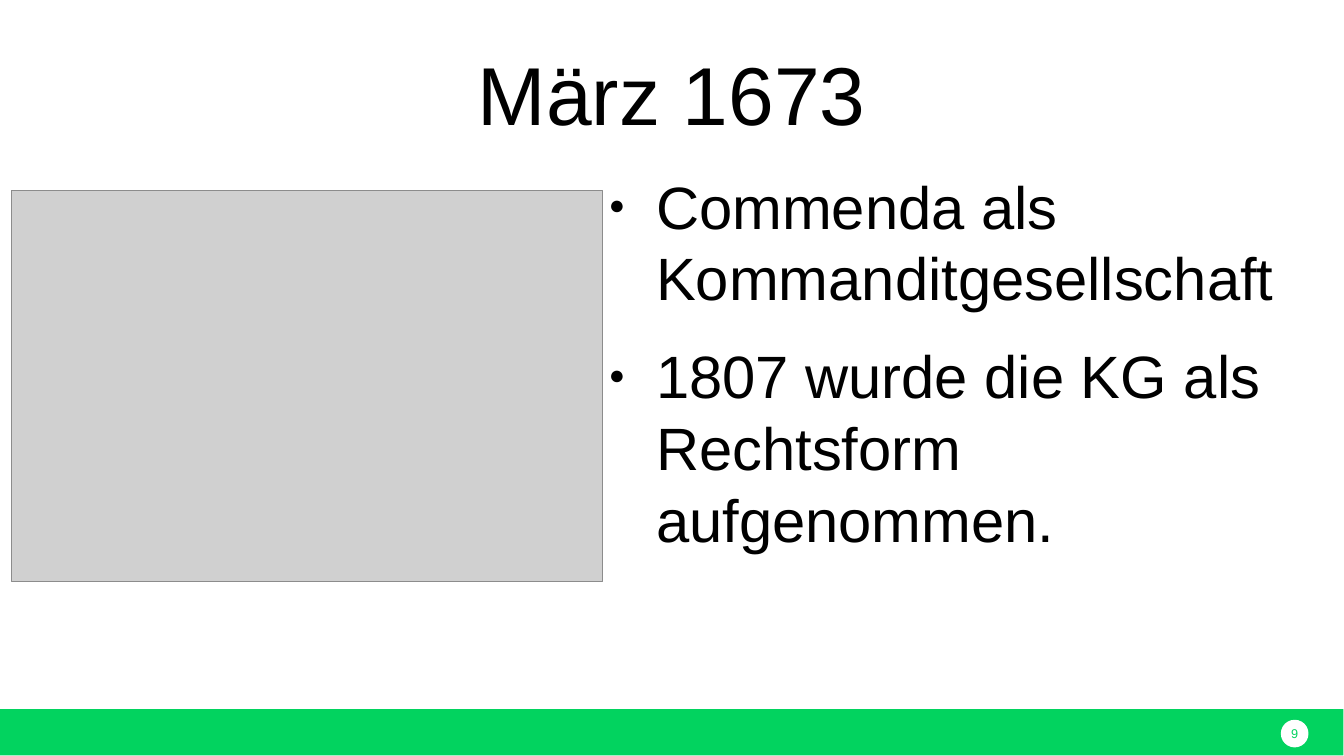
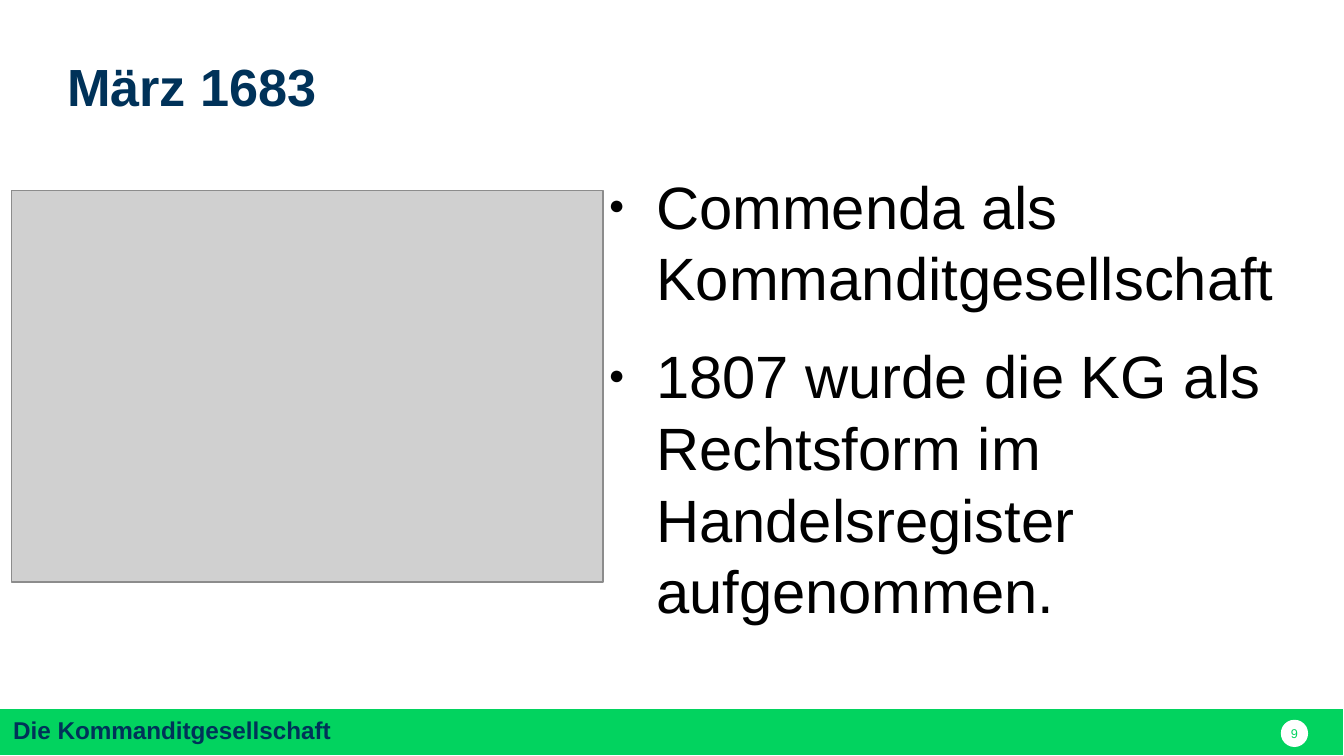
Before and after one commit to nodeg/exercises, a slide deck: slide 9 of FINAL_Referat_BWP_FINAL.pptx. Drawn at 1344x756 pixels with LibreOffice and Linux fonts; fonts in the diff are those of the drawing; grey boxes stand for pictures. Boxes give left, top, right and bottom in pixels: in the first picture for what was removed or moved away, otherwise in the second. Text is boxed around its words. In the diff, an @@ line names an element or a change of style, - is before the commit and + after.

```diff
--- a/FINAL_Referat_BWP_FINAL.pptx
+++ b/FINAL_Referat_BWP_FINAL.pptx
@@ text at bbox=[67, 69, 317, 107]: text changed; size 44 to 28 pt; text colour #000000 to #003259; bold on @@
-März 1673
+März 1683
@@ text at bbox=[656, 354, 1260, 625]: text changed @@
-● 1807 wurde die KG als Rechtsform aufgenommen.
+● 1807 wurde die KG als Rechtsform im Handelsregister aufgenommen.
@@ text in rectangle at bbox=[13, 721, 331, 744]: text added @@
+Die Kommanditgesellschaft
```
Also in this commit, not shown: 15 other slides changed, 9 slides added, 5 slides removed.
